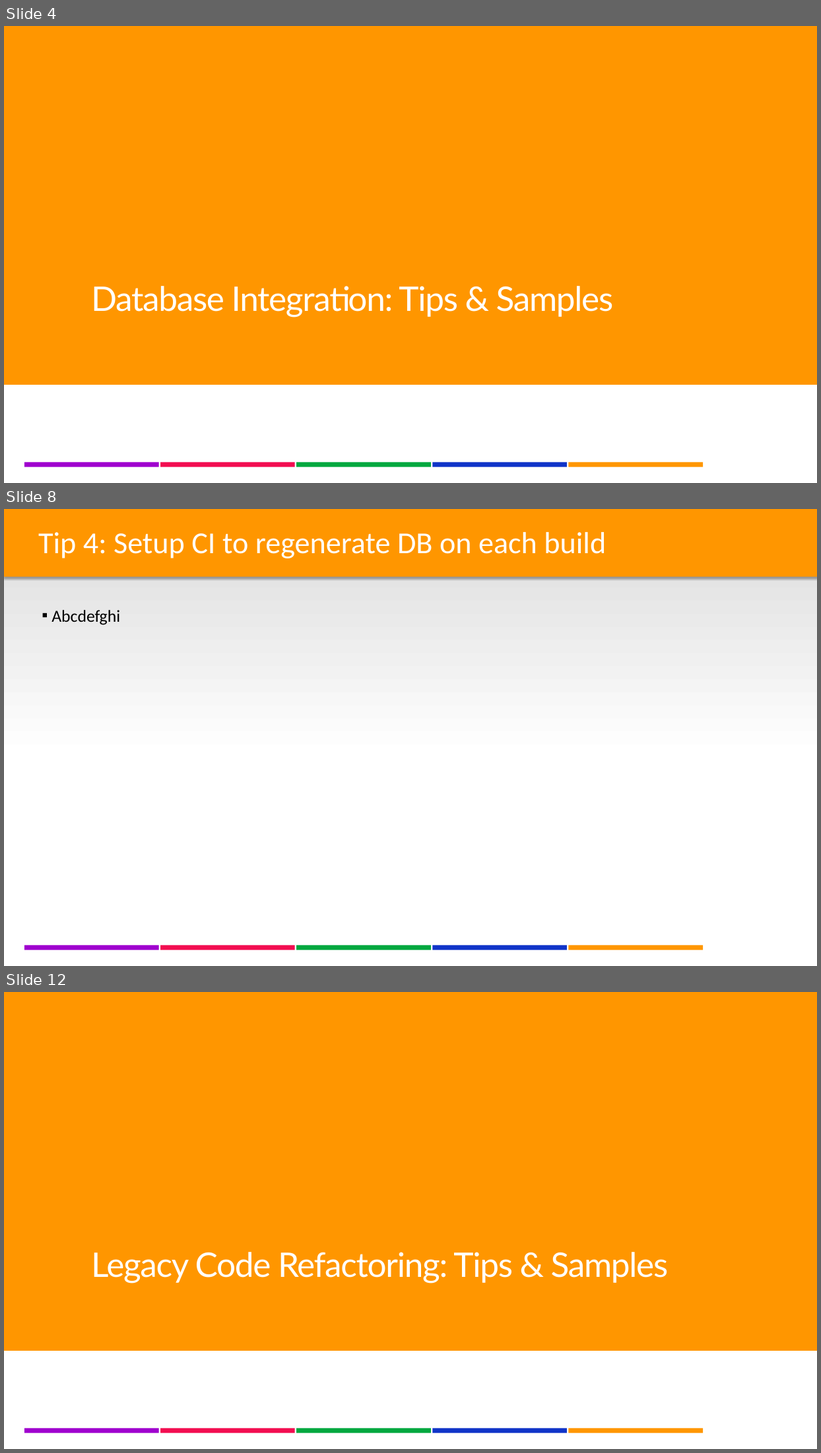
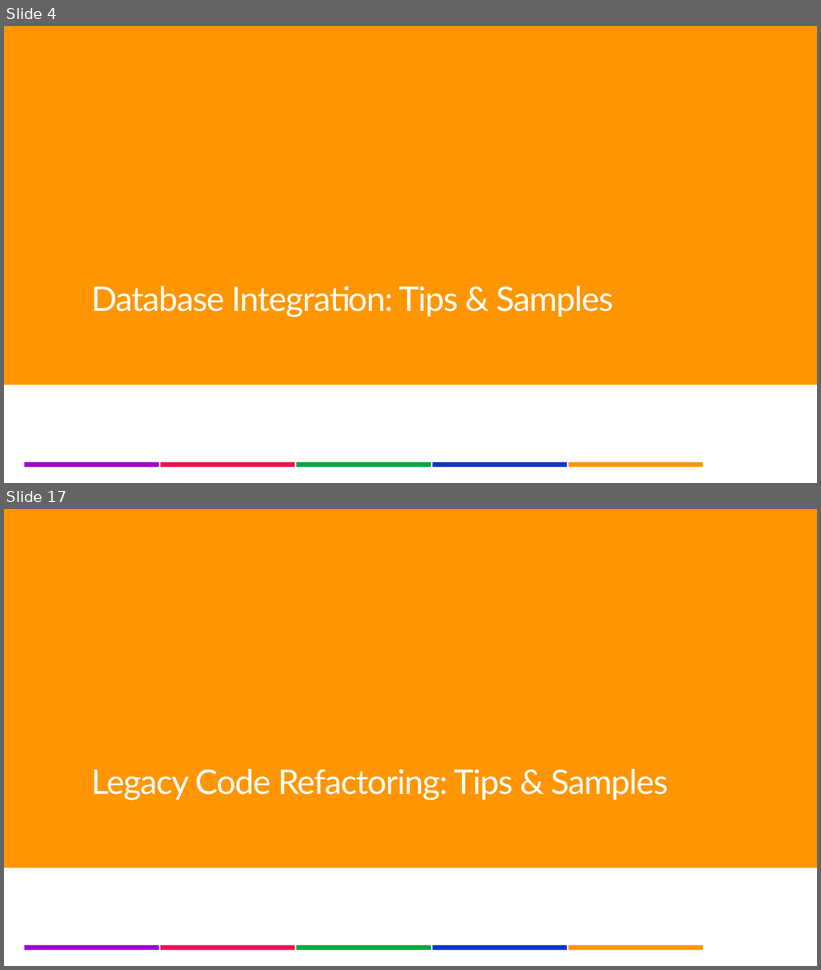
Before and after one commit to lgoldin/TestOrientedDevelopment, a slide deck: DesigningTestableApplications - Part II - DB Integration & Legacy Code.pptx. Shown one above the other, each under a label of ours: slides 4, 8 and 12 before the commit, slides 4 and 17 after it; the slides between them are not shown. The pictures are 821x1453 and 821x970 pixels, drawn with LibreOffice and Linux fonts; fonts in the diff are those of the drawing; background and template pictures are left out. Boxes give left, top, right and bottom in pixels: in the first picture for what was removed or moved away, otherwise in the second. Text is boxed around its words. In the diff, an @@ line names an element or a change of style, - is before the commit and + after.

```diff
--- a/DesigningTestableApplications - Part II - DB Integration & Legacy Code.pptx
+++ b/DesigningTestableApplications - Part II - DB Integration & Legacy Code.pptx
@@ slide 8 removed at box(4, 509, 817, 966), background #FFFFFF; not listed: 6 template elements that a slide beside it also shows @@
@@ rectangle removed at box(4, 509, 817, 802) @@
@@ rectangle removed at box(4, 509, 817, 577) @@
@@ text removed at box(38, 532, 606, 559) @@
-Tip 4: Setup CI to regenerate DB on each build
@@ text removed at box(52, 610, 120, 625) @@
-▪ Abcdefghi
@@ what was slide 12 is now slide 17 @@
```
Also in this commit, not shown: 6 slides changed, 6 slides added.
